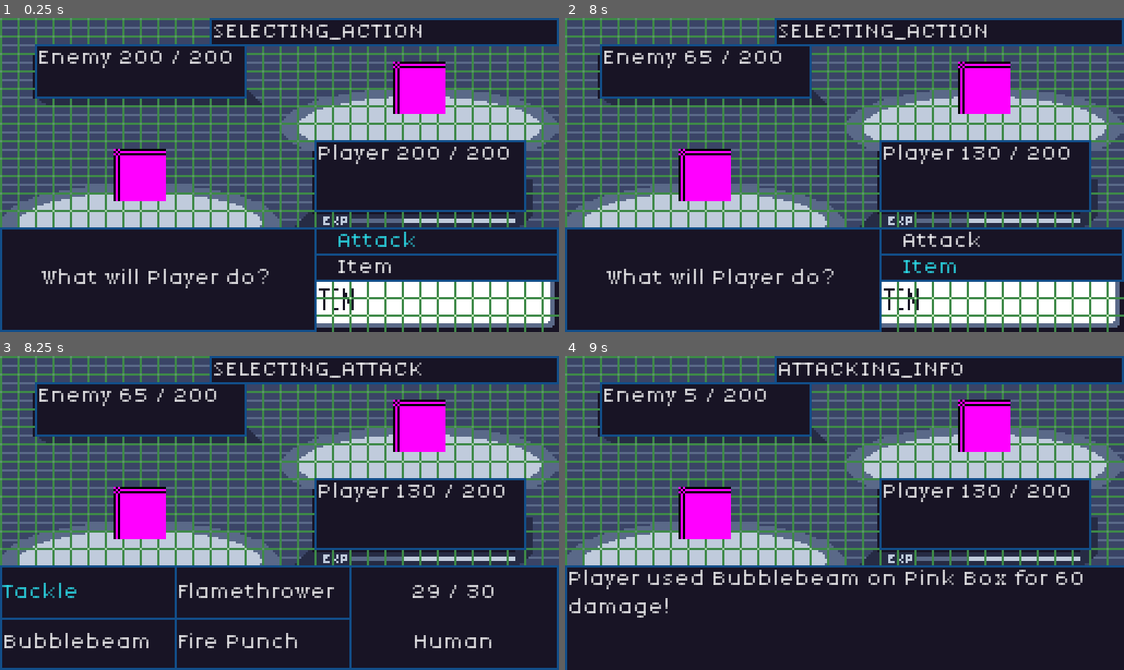
Above: before the commit, frames 1-4 (two rows, left to right).
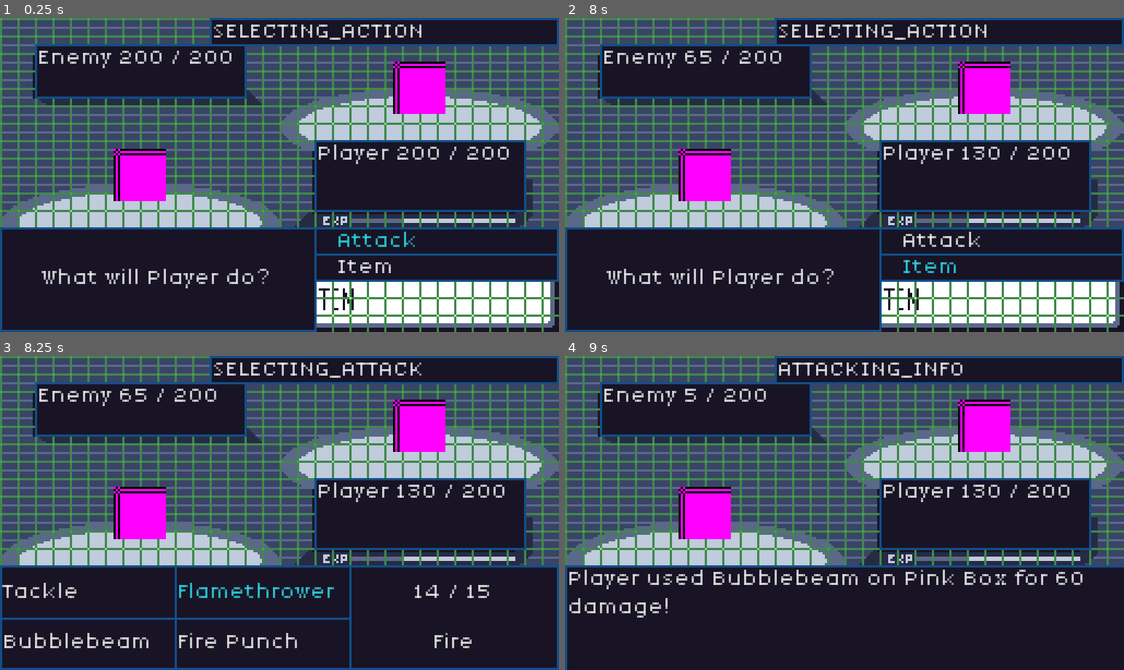
Above: after the commit, the same moments.

Repository: JakeTaussig/rpg-rougelike
Game: Godot game, scene res://scenes/battle.tscn
Two runs of this game, one before a commit and one after it. Both use one fixed random seed, a clock stepped at 60 frames per second and the inputs below.
Inputs (mouse positions are in pixels of both pictures, inside the frame that each line leads up to):
- Up to frame 1 (0.25 s): no input
- Up to frame 2 (8 s): click "Attack" at 0.5 s; click "Tackle" at 1.25 s; click "Continue" at 2 s; click "Continue" at 2.75 s; click "Item" at 3.5 s; click "Attack" at 4.25 s; click "Flamethrower" at 5 s; click "Continue" at 5.75 s; tap Enter at 6.5 s; move the mouse to (967, 159) at 6.52 s; click "Item" at 7.25 s
- Up to frame 3 (8.25 s): click "Attack" at 8 s
- Up to frame 4 (9 s): click "Bubblebeam" at 8.75 s

Frames 1-2 are identical in both runs. In frame 3, 1.0% of the frame differs, in the area x 0-89%, y 72-94%; in frame 4, nothing differs.

Commit message:
support lastFocusedMoveIndex

Diff:
--- a/scripts/battle.gd
+++ b/scripts/battle.gd
@@ -5,6 +5,7 @@
 var battle_participants = []
 enum State {SELECTING_ACTION, SELECTING_ATTACK, ENEMY_ATTACK, ATTACKING_INFO, GAME_END}
 var state: State = State.SELECTING_ACTION
+var lastFocusedMoveIndex: int = 0
 
 # Called when the node enters the scene tree for the first time.
 func _ready() -> void:
@@ -48,7 +49,7 @@
 	elif state == State.SELECTING_ATTACK:
 		_render_moves()
 		%Moves.visible = true
-		%MovesMenu.get_child(0).grab_focus()
+		%MovesMenu.get_child(lastFocusedMoveIndex).grab_focus()
 	elif state == State.ENEMY_ATTACK:
 		# TODO: Randomly select enemy move / implement smart AI
 		_on_move_selected(0, %Player)
@@ -73,7 +74,7 @@
 func _init_moves():
 	for i in %Player.moves.size():
 		%MovesMenu.get_child(i).text = %Player.moves[i].move_name
-		%MovesMenu.get_child(i).focus_entered.connect(func(): _display_pp_info(%Player.moves[i]))
+		%MovesMenu.get_child(i).focus_entered.connect(func(): _display_pp_info(i))
 		%MovesMenu.get_child(i).mouse_entered.connect(%MovesMenu.get_child(i).grab_focus)
 
 func _on_move_pressed(index: int) -> void:
@@ -117,7 +118,9 @@
 	if state == State.SELECTING_ACTION:
 		_update_state(State.SELECTING_ATTACK)
 
-func _display_pp_info(move: Move) -> void:
+func _display_pp_info(moveIndex: int) -> void:
+	lastFocusedMoveIndex = moveIndex
+	var move = %Player.moves[moveIndex]
 	%PPInfo.text = "%d / %d" % [move.pp, move.max_pp]
 	if move.pp <= 0:
 		%PPInfo.set_theme_type_variation("RedTextLabel")
